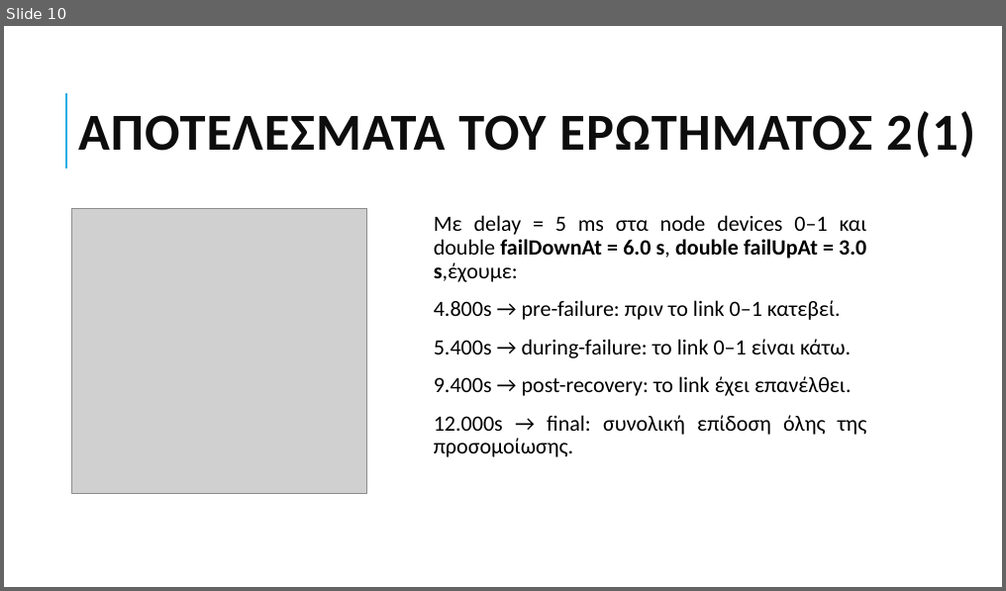
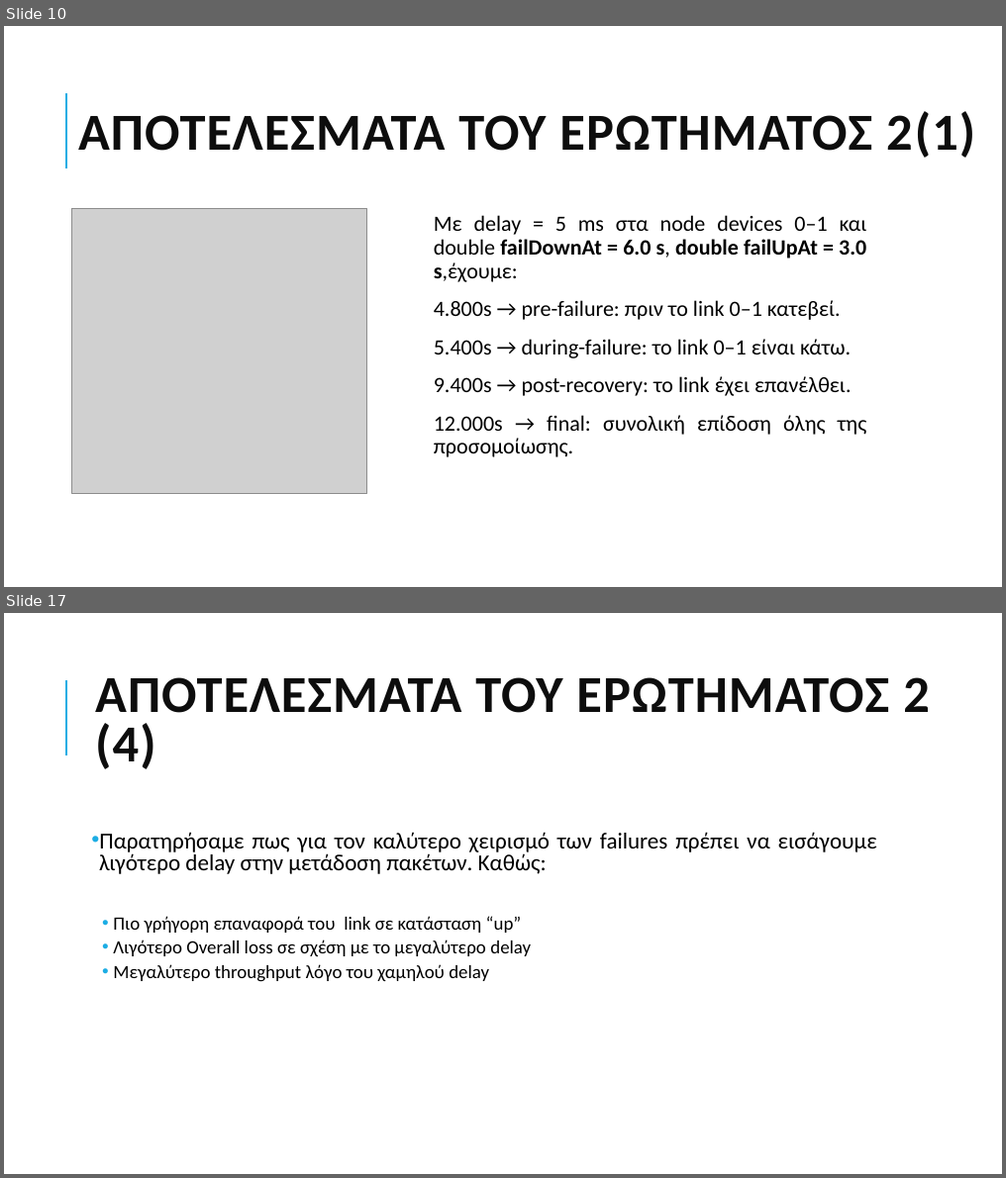
Before and after one commit to grgmyl/Ns3Project, a slide deck: Presentations/Ns-3_presentation_F.pptx. Shown one above the other, each under a label of ours: slide 10 before the commit, slides 10 and 17 after it; the slides between them are not shown. The pictures are 1006x591 and 1006x1178 pixels, drawn with LibreOffice and Linux fonts; fonts in the diff are those of the drawing; grey boxes stand for pictures. Boxes give left, top, right and bottom in pixels: in the first picture for what was removed or moved away, otherwise in the second. Text is boxed around its words. In the diff, an @@ line names an element or a change of style, - is before the commit and + after.

```diff
--- a/Presentations/Ns-3_presentation_F.pptx
+++ b/Presentations/Ns-3_presentation_F.pptx
@@ slide 17 added at bbox=[4, 613, 1002, 1174], background #FFFFFF; not listed: 1 template element that a slide beside it also shows @@
@@ title added at bbox=[95, 677, 930, 769], 50 pt, text #0D0D0D, bold @@
+ΑΠΟΤΕΛΕΣΜΑΤΑ ΤΟΥ ΕΡΩΤΗΜΑΤΟΣ 2 (4)
@@ text added at bbox=[99, 832, 877, 982], 18 pt, text #000000 @@
+• Παρατηρήσαμε πως για τον καλύτερο χειρισμό των failures πρέπει να εισάγουμε λιγότερο delay στην μετάδοση πακέτων. Καθώς:
+  • Πιο γρήγορη επαναφορά του link σε κατάσταση “up”
+  • Λιγότερο Overall loss σε σχέση με το μεγαλύτερο delay
+  • Μεγαλύτερο throughput λόγο του χαμηλού delay
```
Also in this commit, not shown: 4 slides changed, 3 other slides added, 3 slides removed.
